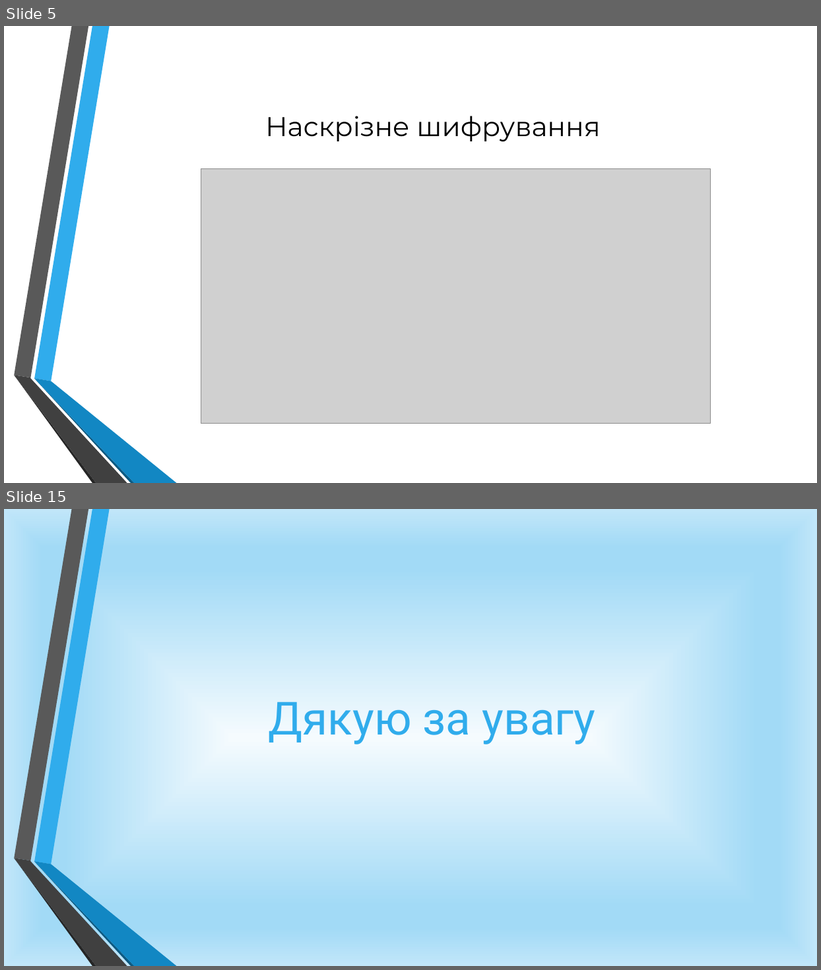
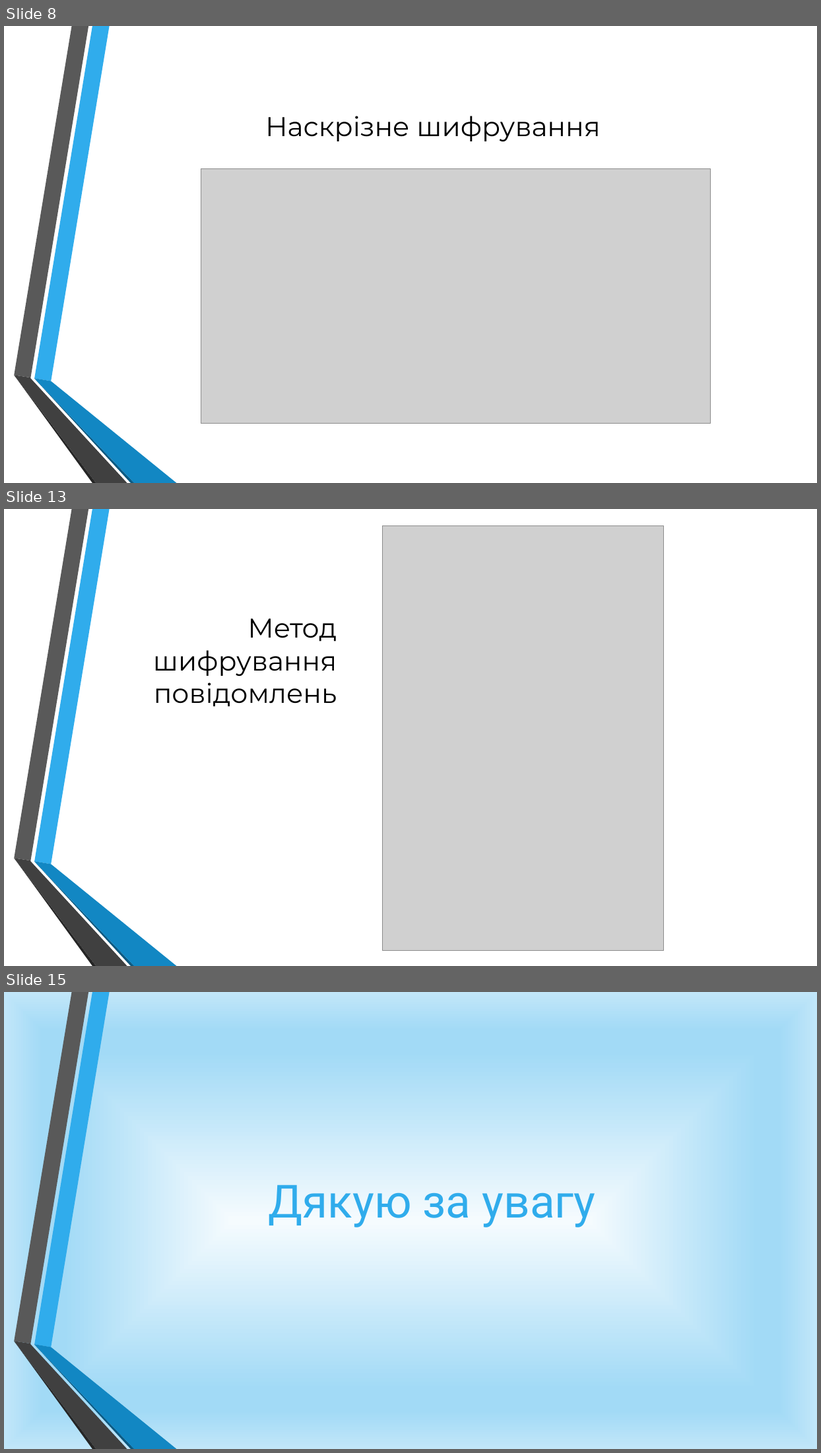
Before and after one commit to martseniukbohdan/diplom, a slide deck: ____Презентации/Марценюк.pptx. Shown one above the other, each under a label of ours: slides 5 and 15 before the commit, slides 8, 13 and 15 after it; the slides between them are not shown. The pictures are 821x970 and 821x1453 pixels, drawn with LibreOffice and Linux fonts; fonts in the diff are those of the drawing; grey boxes stand for pictures; background and template pictures are left out. Boxes give left, top, right and bottom in pixels: in the first picture for what was removed or moved away, otherwise in the second. Text is boxed around its words. In the diff, an @@ line names an element or a change of style, - is before the commit and + after.

```diff
--- a/____Презентации/Марценюк.pptx
+++ b/____Презентации/Марценюк.pptx
@@ slide 13 added at box(4, 509, 817, 966), background picture (left out); not listed: 6 template elements that a slide beside it also shows @@
@@ picture added at box(383, 526, 663, 951) @@
@@ text added at box(153, 619, 337, 707), 32 pt, text #000000 @@
+Метод шифрування повідомлень
@@ what was slide 5 is now slide 8 @@
```
Also in this commit, not shown: 3 slides changed, 7 other slides added, 8 slides removed, 48 other files.
